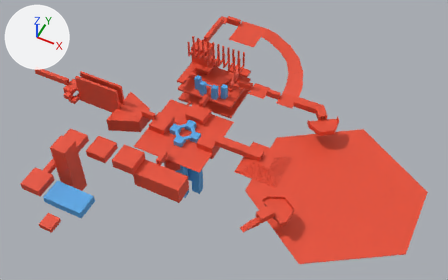
The Blender file etc/level_blend_files/dungeon1_blockout.blend: old version first, new version second.
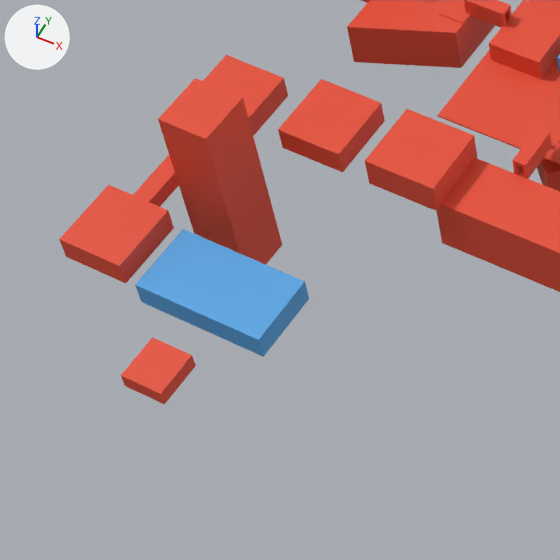
Each version appears first whole from a camera (50 mm lens) standing at (79.5, -127.8, 164.5) and looking at (13.3, 4.7, -1.2), and next in a close-up on the part from 1% to 38% of the width and 40% to 100% of the height. Every picture has the same lights, and +X, +Y and +Z are marked at upper left.

Script lines for the objects in view, before the commit:
```python
me_cube_012 = bpy.data.meshes.new('Cube.012')
me_cube_012.from_pydata(...)  # 140 vertices, 106 faces; spans x -41.3..6.4, y -45.4..21.7, z -29.4..8.2
me_cube_012.materials.append(mat_icy)  # blue #56a7e7
me_cube_017 = bpy.data.meshes.new('Cube.017')
me_cube_017.from_pydata(...)  # 1444 vertices, 1307 faces; spans x -64.5..84.2, y -54.3..51.6, z -10.6..20.0
me_cube_017.materials.append(mat_regular)  # red #e74d32
# before: 934 (-16.7, -25.5, 2.1) at pixel (342, 172), 935 (-16.7, -25.5, 4.9) at pixel (338, 154), 936 (-16.7, -17.7, 2.1) at pixel (384, 120), 937 (-16.7, -17.7, 4.9) at pixel (381, 102)
# before: 942 (-29.2, -25.5, -0.3), 943 (-29.2, -25.5, 2.6), 944 (-29.2, -17.7, -0.3) at pixel (288, 95), 945 (-29.2, -17.7, 2.6) at pixel (283, 77)
# before: 962 (-22.8, -54.3, -2.0) at pixel (124, 386), 963 (-22.8, -54.3, -0.2) at pixel (120, 375), 964 (-22.8, -49.4, -2.0), 965 (-22.8, -49.4, -0.2) at pixel (152, 337), 966 (-18.2, -54.3, -2.0) at pixel (164, 404)
# before: 967 (-18.2, -54.3, -0.2) at pixel (160, 393), 968 (-18.2, -49.4, -2.0) at pixel (195, 365), 969 (-18.2, -49.4, -0.2) at pixel (192, 355)
ob_cube_010 = bpy.data.objects.new('Cube.010', me_cube_012)
ob_cube_010.location = (0.0, 0.0, 0.0)
ob_cube_015 = bpy.data.objects.new('Cube.015', me_cube_017)
ob_cube_015.location = (0.0, 0.0, 0.0)
```
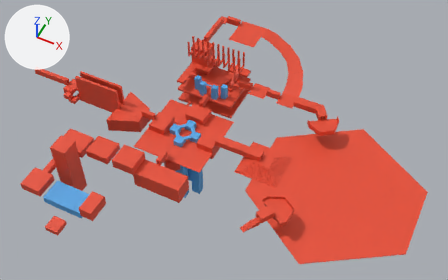
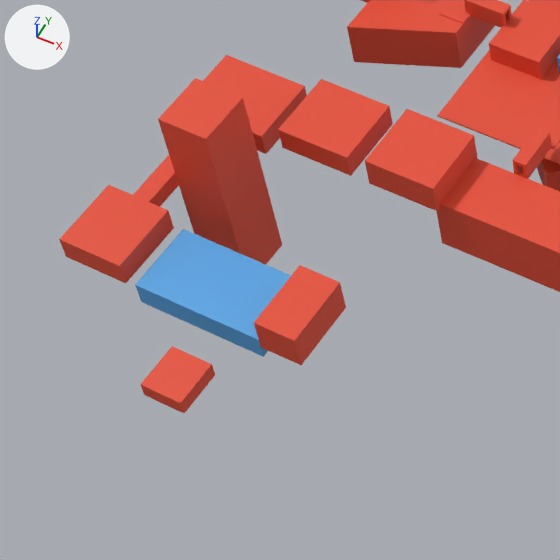
Scene script edits in JSON lines:
```json
{"block": "me_cube_017", "where": "me_cube_017.from_pydata(...)  # 1444 vertices, 1307 faces; spans x -64.5..84.2, y -54.3..51.6, z -10.6..20.0"}
{"block": "me_cube_017", "where": "# used by ob_cube_015; location = (0.0, 0.0, 0.0)"}
{"block": "me_cube_017", "where": "# verts and faces of me_cube_017; kept vertices keep their numbers, new ones are numbered from 1444"}
{"block": "me_cube_017", "change": "me_cube_017 part 1: a new loose piece, a box spanning x -13.2..-8.6, y -45.4..-37.7, z -0.9..3.1, in mat_regular (red #e74d32)"}
{"block": "me_cube_017", "change": "me_cube_017 part 2"}
{"op": "add", "block": "me_cube_017", "code": "for i in [*range(934, 938)]: verts[i] += (1.0, 0.0, 0.0)"}
{"block": "me_cube_017", "change": "me_cube_017 part 3"}
{"op": "add", "block": "me_cube_017", "code": "for i in [*range(942, 946)]: verts[i] += (2.7, 0.0, 0.0)"}
{"block": "me_cube_017", "change": "me_cube_017 part 4"}
{"op": "add", "block": "me_cube_017", "code": "for i in [*range(962, 970)]: verts[i] += (2.3, 0.0, 0.0)"}
```

Where the change shows, as pixel boxes [x1, y1, x2, y2] in the close-ups (560 x 560 px; the box of a moved part takes in the faces that stretch with it):
```json
{"object": "Cube.015", "change": "reshaped", "before": [59, 0, 560, 404], "after": [59, 0, 560, 413]}
{"part": 1, "of": "me_cube_017", "change": "added", "after": [254, 265, 346, 365], "on screen": "red"}
{"part": 2, "of": "me_cube_017", "change": "moved or reshaped", "before": [278, 79, 385, 172], "after": [278, 79, 393, 176]}
{"part": 3, "of": "me_cube_017", "change": "moved or reshaped", "before": [203, 55, 288, 136], "after": [203, 55, 307, 154]}
{"part": 4, "of": "me_cube_017", "change": "moved or reshaped", "before": [121, 337, 196, 404], "after": [140, 346, 215, 413]}
```
